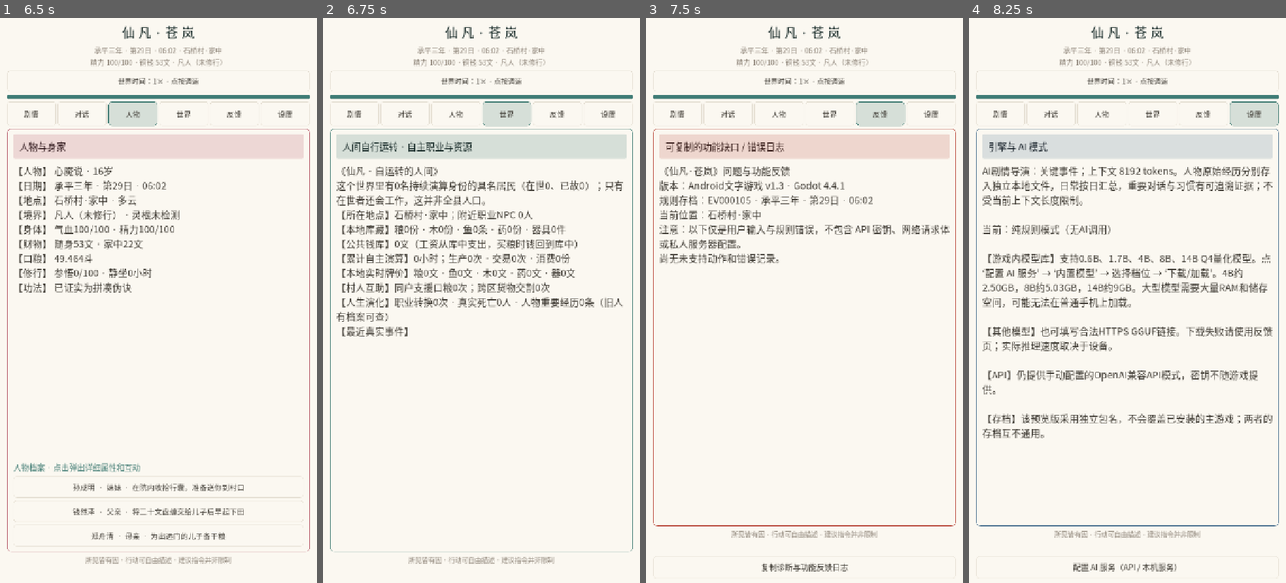
Above: before the commit, frames 1-4 (left to right).
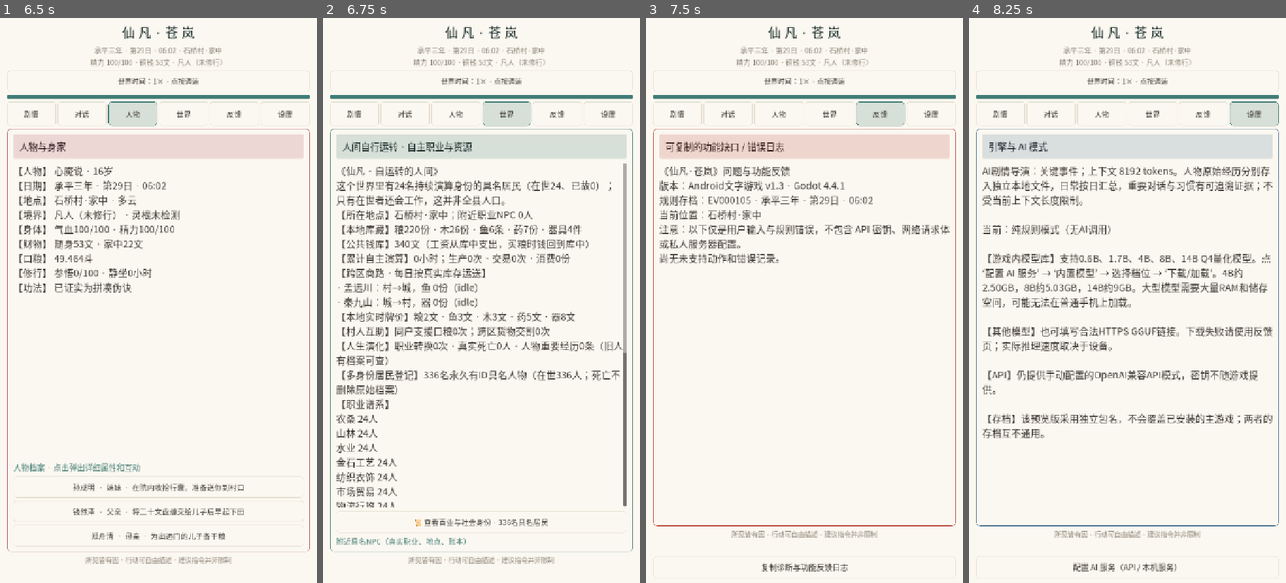
Above: after the commit, the same moments.

Repository: 160701541-cell/xinyanshuo
Game: Godot game, scene res://main.tscn
Same seed, same stepped clock (60 frames per second), same inputs: the game is played once before the commit and once after it.
Inputs (mouse positions are in pixels of both pictures, inside the frame that each line leads up to):
- Up to frame 1 (6.5 s): click (133, 566) at 0.52 s; type "12" at 0.6 s; click "世界时间：1× · 点按调速" at 1.25 s; click "世界时间：5× · 点按调速" at 2 s; click "世界时间：20× · 点按调速" at 2.75 s; click "世界时间：暂停 · 点按调速" at 3.5 s; click "剧情" at 4.25 s; click "对话" at 5 s; click "人物" at 5.75 s
- Up to frame 2 (6.75 s): click "世界" at 6.5 s
- Up to frame 3 (7.5 s): click "反馈" at 7.25 s
- Up to frame 4 (8.25 s): click "设置" at 8 s

Frame 1 is identical in both runs. In frame 2, 10% of the frame differs, in the area x 4-96%, y 25-94%; in frame 3, less than 0.1%; in frame 4, less than 0.1%.
Error before the commit: Parse Error: Cannot infer the type of "given" variable because the value doesn't have a set type. (res://scripts/civic_population.gd:41)

Commit message:
fix(godot): explicit String types for generated names to unblock global civic-population class loading

Diff:
--- a/projects/xianfan-living-world/android-text/scripts/civic_population.gd
+++ b/projects/xianfan-living-world/android-text/scripts/civic_population.gd
@@ -38,9 +38,9 @@
     return roles
 
 static func _name(idx: int) -> String:
-    var given:=GIVEN[idx%GIVEN.size()]
-    var suffix:=ENDING[int(idx/GIVEN.size())%ENDING.size()]
-    var surname:=SURNAME[idx%SURNAME.size()]
+    var given: String=str(GIVEN[idx%GIVEN.size()])
+    var suffix: String=str(ENDING[int(idx/GIVEN.size())%ENDING.size()])
+    var surname: String=str(SURNAME[idx%SURNAME.size()])
     return surname+given+suffix
 
 static func _region(npc: Dictionary) -> String:
